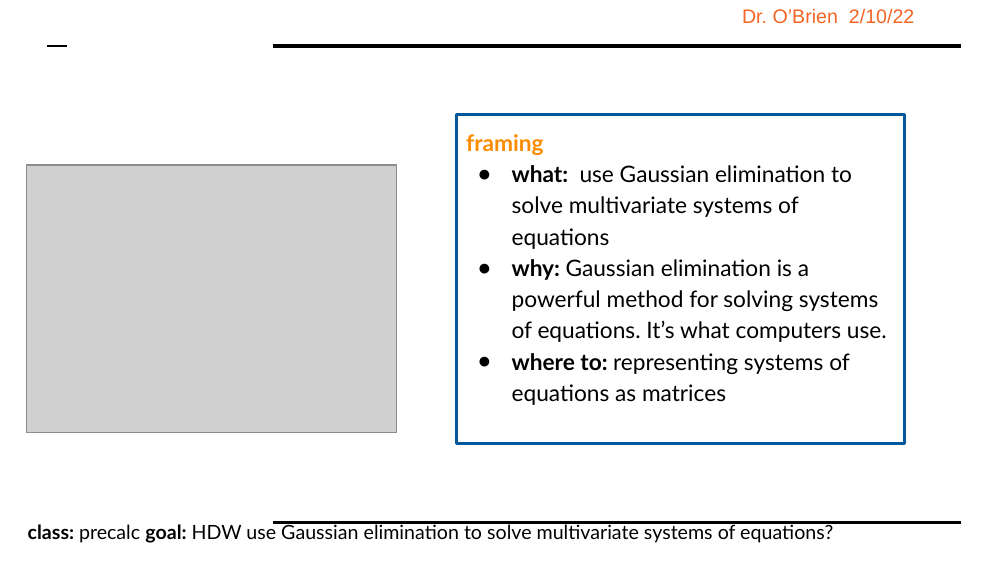
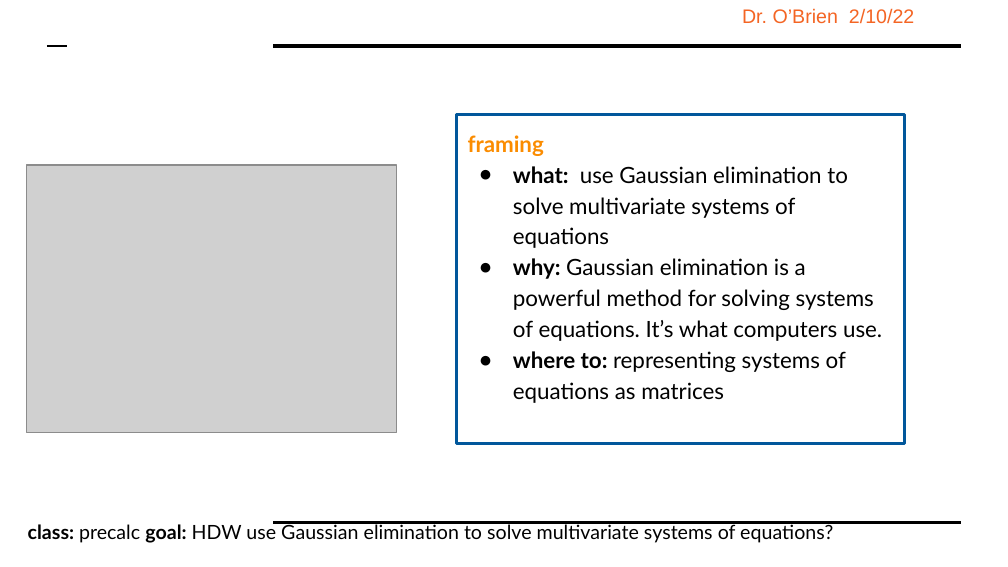
Before and after one commit to cobrien87/work, a slide deck: slide 4 of print/Precal2_02_04.pptx. Drawn at 1008x567 pixels with LibreOffice and Linux fonts; fonts in the diff are those of the drawing; grey boxes stand for pictures; background and template pictures are left out. Boxes give left, top, right and bottom in pixels: in the first picture for what was removed or moved away, otherwise in the second. Text is boxed around its words. In the diff, an @@ line names an element or a change of style, - is before the commit and + after.

```diff
--- a/print/Precal2_02_04.pptx
+++ b/print/Precal2_02_04.pptx
@@ rectangle added at bbox=[457, 115, 905, 445], outline #01579B 2 pt @@
@@ text "framing": place and size @@
-text "framing" at bbox=[457, 115, 905, 445]
+text "framing" at bbox=[468, 135, 882, 403]
@@ text "framing" at bbox=[468, 135, 882, 403]: size 16.2 to 16 pt; outline #01579B 2 pt to none @@
```
Also in this commit, not shown: 8 other slides changed.
